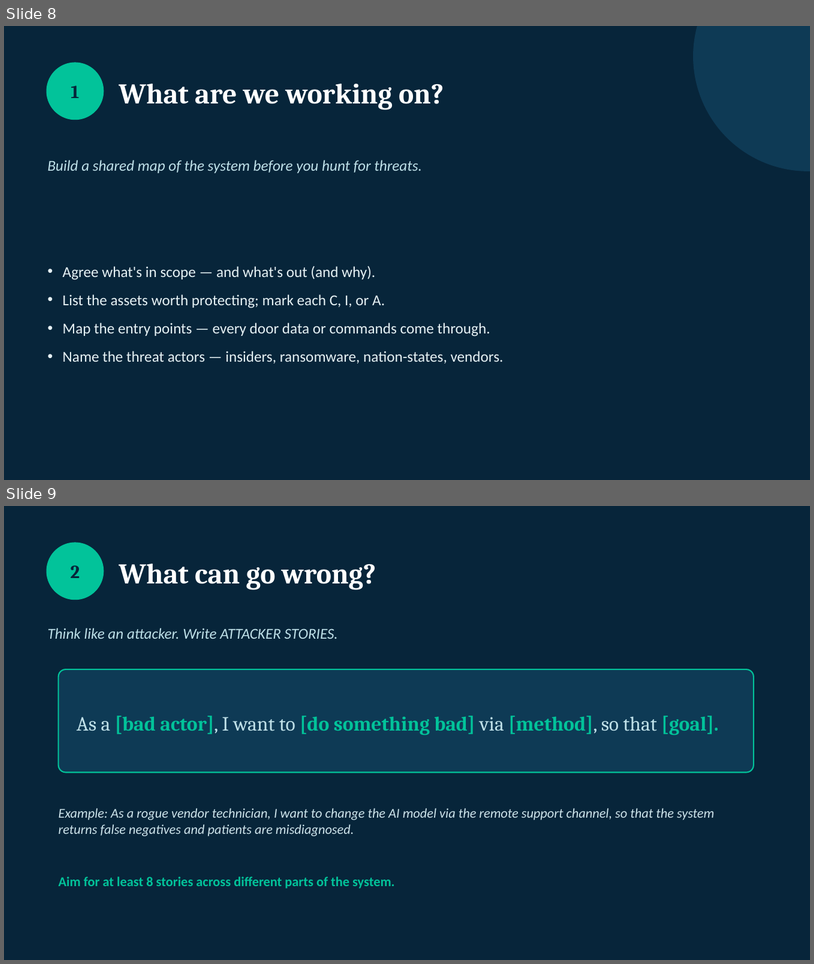
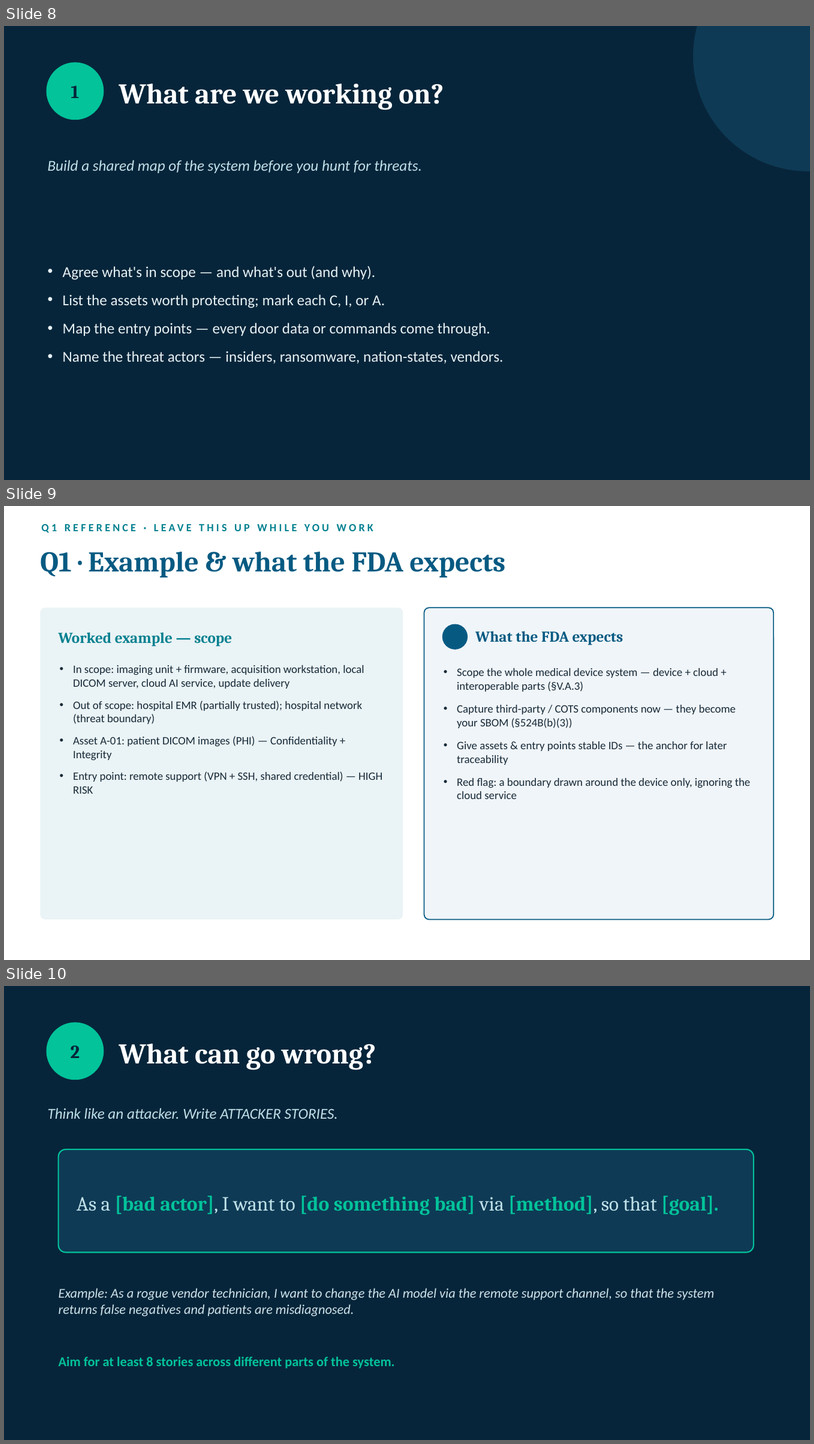
Before and after one commit to futik/threat-modeling-workshop, a slide deck: slides/workshop-intro-slides.pptx. Shown one above the other, each under a label of ours: slides 8 and 9 before the commit, slides 8, 9 and 10 after it. The pictures are 814x964 and 814x1444 pixels, drawn with LibreOffice and Linux fonts; fonts in the diff are those of the drawing. Boxes give left, top, right and bottom in pixels: in the first picture for what was removed or moved away, otherwise in the second. Text is boxed around its words. In the diff, an @@ line names an element or a change of style, - is before the commit and + after.

Commit message:
Add per-Q reference slides: worked example + FDA expectations (18 slides)

```diff
--- a/slides/workshop-intro-slides.pptx
+++ b/slides/workshop-intro-slides.pptx
@@ slide 9 added at <box>4,506,810,960</box>, background #FFFFFF @@
@@ text added at <box>41,524,374,533</box>, 13 pt, text #028090, bold @@
+Q1 REFERENCE · LEAVE THIS UP WHILE YOU WORK
@@ text added at <box>40,552,506,577</box>, 34 pt, text #065A82, bold @@
+Q1 · Example & what the FDA expects
@@ rounded rectangle added at <box>40,607,403,919</box>, fill #EAF3F5 @@
@@ rounded rectangle added at <box>425,607,774,919</box>, fill #F0F5F9, outline #065A82 1.25 pt @@
@@ ellipse added at <box>443,624,468,649</box>, fill #065A82 @@
@@ text added at <box>476,631,624,645</box>, 18 pt, text #065A82, bold @@
+What the FDA expects
@@ text added at <box>59,632,232,646</box>, 18 pt, text #028090, bold @@
+Worked example — scope
@@ text added at <box>73,665,383,793</box>, 13.5 pt, text #172A38 @@
+• In scope: imaging unit + firmware, acquisition workstation, local DICOM server, cloud AI service, update delivery
+• Out of scope: hospital EMR (partially trusted); hospital network (threat boundary)
+• Asset A-01: patient DICOM images (PHI) — Confidentiality + Integrity
+• Entry point: remote support (VPN + SSH, shared credential) — HIGH RISK
@@ text added at <box>457,668,751,799</box>, 13.5 pt, text #172A38 @@
+• Scope the whole medical device system — device + cloud + interoperable parts (§V.A.3)
+• Capture third-party / COTS components now — they become your SBOM (§524B(b)(3))
+• Give assets & entry points stable IDs — the anchor for later traceability
+• Red flag: a boundary drawn around the device only, ignoring the cloud service
@@ what was slide 9 is now slide 10 @@
```
Also in this commit, not shown: 3 other slides added, 1 other file.
